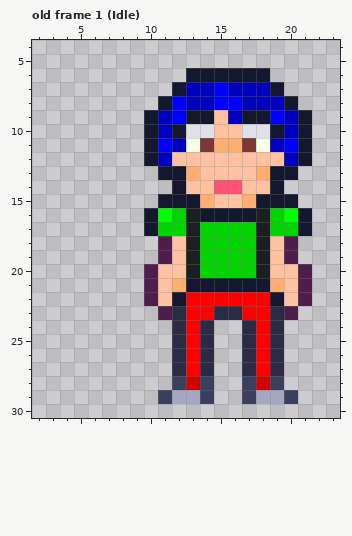
Pixel-art file -- Assets/Game/Textures/Characters/Villager.aseprite. The picture above was drawn from the file before the commit.
32x32 pixels, 19 frames. Colours within 5 levels of each other are drawn and written as one. Shown: old frame 1 (Idle): x 2..23, y 4..30. The commit also changed other frames, which this record leaves out.
Now the later version:
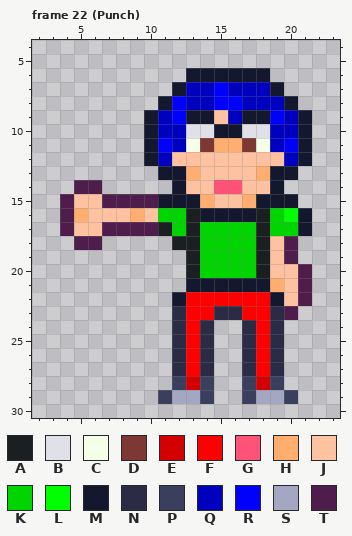
Palette (. is transparent): A #1b1f21  B #dfe0e8  C #f5ffe8  D #7d3833  E #d40000  F #ff0000  G #ff5277  H #ffae70  J #ffc2a1  K #00d500  L #00ff00  M #14182e  N #2b2b45  P #3a3f5e  Q #0000bf  R #0000ff  S #a3a7c2  T #4f1d4c
A new or re-ordered frame is compared with the old frame closest to it.
Log entry: Add villager punch animation
The edit:
frames 19 -> 23
--- frame 22 (Punch) is new; against old frame 1 (Idle)
@@ x 10..21 @@
  9 MQRMMJQMMRQM
-10 MQMBBJJBBMQM
+10 MQQBBMMBBQQM
 11 MRQCDHHDCQRM
@@ x 2..14 @@
 13 .........MMHJ
-14 ..........MJJ
-15 .........MMMH
-16 ........MLKAM
-17 ........MKKAK
-18 .........TJAK
-19 .........TJAK
-20 ........TJJAK
-21 ........TJHMM
-22 ........TJMFF
-23 .........TNFF
+14 ...TT.....MJJ
+15 ..TJJTTTTMMMH
+16 ..THJJJHJKKAM
+17 ..TJJTTTTAKAK
+18 ...TT.....AAK
+19 ...........AK
+20 ...........AK
+21 ...........MM
+22 ..........MFF
+23 ..........NFF
 24 ..........NFN
Pixel boxes of the changes (left, top, right, bottom) in both pictures:
changed: (60, 124, 284, 320)
